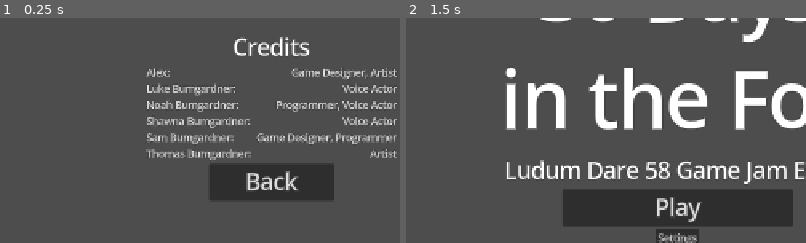
Above: before the commit, frames 1-2 (left to right).
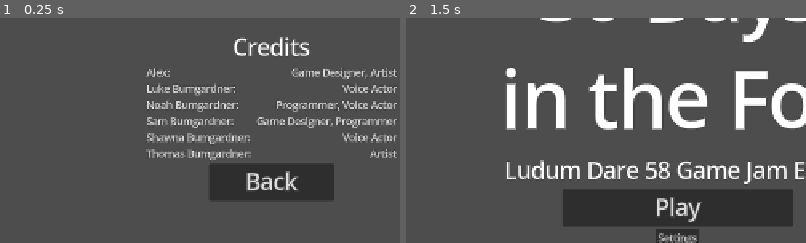
Above: after the commit, the same moments.

Repository: SamBumgardner/ld-58-game
Game: Godot game, scene res://src/menus/credits/credits_menu.tscn
Same seed, same stepped clock (60 frames per second), same inputs: the game is played once before the commit and once after it. This scene is started directly instead of the project's main scene. The engine's default icon, where the game draws it, is replaced by a stand-in: a white triangle on a blue panel in a dark square.
Inputs (mouse positions are % of the whole screen's width and height, from its top left):
- Up to frame 1 (0.25 s): no input
- Up to frame 2 (1.5 s): tap Enter at 0.5 s; move the mouse to (72, 45) at 0.52 s; click "Back" at 1.25 s
The pictures show only the part of the screen within x 16-66%, y 28-78%; the shares and areas given below are measured in that part.

The runs differ from the first frame. In frame 1, 2.5% of the frame differs, in the area x 38-98%, y 44-56%; in frame 2, nothing differs.

Commit message:
Alphabetize Credits

Diff:
--- a/game/src/menus/credits/credits_menu_content.tscn
+++ b/game/src/menus/credits/credits_menu_content.tscn
@@ -48,6 +48,15 @@
 text = "Programmer, Voice Actor"
 horizontal_alignment = 2
 
+[node name="NameWithColon1" type="Label" parent="GridContainer"]
+layout_mode = 2
+text = "Sam Bumgardner:"
+
+[node name="Role1" type="Label" parent="GridContainer"]
+layout_mode = 2
+text = "Game Designer, Programmer"
+horizontal_alignment = 2
+
 [node name="NameWithColon5" type="Label" parent="GridContainer"]
 layout_mode = 2
 text = "Shawna Bumgardner:"
@@ -55,15 +64,6 @@
 [node name="Role5" type="Label" parent="GridContainer"]
 layout_mode = 2
 text = "Voice Actor"
-horizontal_alignment = 2
-
-[node name="NameWithColon1" type="Label" parent="GridContainer"]
-layout_mode = 2
-text = "Sam Bumgardner:"
-
-[node name="Role1" type="Label" parent="GridContainer"]
-layout_mode = 2
-text = "Game Designer, Programmer"
 horizontal_alignment = 2
 
 [node name="NameWithColon4" type="Label" parent="GridContainer"]
